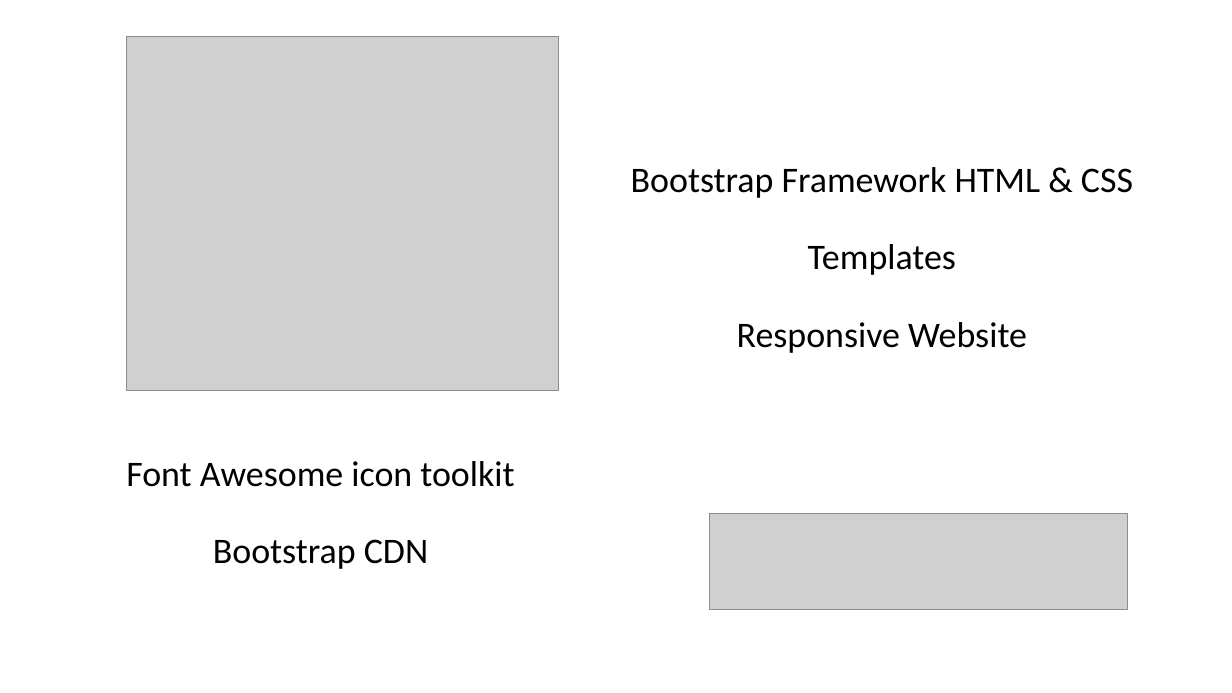
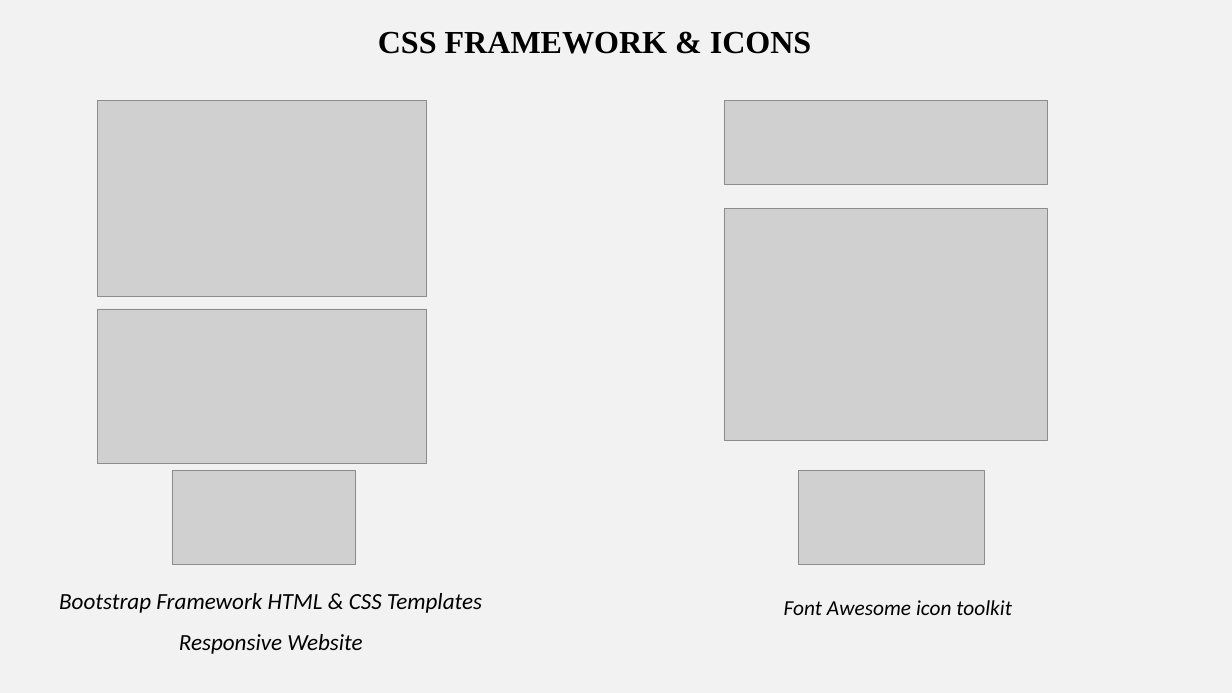
Before and after one commit to MohiPabel/Project-Essentials, a slide deck: slide 2 of PPTX/LU Exam Hive-TAT.pptx. Drawn at 1232x693 pixels with LibreOffice and Linux fonts; fonts in the diff are those of the drawing; grey boxes stand for pictures. Boxes give left, top, right and bottom in pixels: in the first picture for what was removed or moved away, otherwise in the second. Text is boxed around its words. In the diff, an @@ line names an element or a change of style, - is before the commit and + after.

```diff
--- a/PPTX/LU Exam Hive-TAT.pptx
+++ b/PPTX/LU Exam Hive-TAT.pptx
@@ background #FFFFFF to #F2F2F2 @@
@@ text added at (x1=378, y1=31, x2=811, y2=54), 25 pt, text #000000, bold @@
+CSS FRAMEWORK & ICONS
@@ picture resized from (x1=127, y1=37, x2=559, y2=390) to (x1=97, y1=100, x2=427, y2=297) @@
@@ picture resized from (x1=709, y1=514, x2=1128, y2=610) to (x1=725, y1=100, x2=1048, y2=184) @@
@@ picture added at (x1=725, y1=209, x2=1048, y2=441) @@
@@ picture added at (x1=97, y1=309, x2=427, y2=463) @@
@@ picture added at (x1=173, y1=470, x2=356, y2=565) @@
@@ picture added at (x1=799, y1=470, x2=985, y2=565) @@
@@ text at (x1=213, y1=539, x2=428, y2=569): paragraph removed @@
-Bootstrap CDN
@@ title "Bootstrap Framework HTML & CSS ..." moved from (x1=631, y1=167, x2=1133, y2=353) to (x1=59, y1=593, x2=482, y2=654) @@
@@ title "Bootstrap Framework HTML & CSS ..." at (x1=59, y1=593, x2=482, y2=654): size 28 to 18 pt, italic on; line spacing 0.9 to 1.5 @@
@@ text "Font Awesome icon toolkit" moved from (x1=126, y1=461, x2=514, y2=569) to (x1=784, y1=600, x2=1011, y2=615) @@
@@ text "Font Awesome icon toolkit" at (x1=784, y1=600, x2=1011, y2=615): size 28 to 16.6 pt, italic on; line spacing 0.9 to 1.4 @@
```
Also in this commit, not shown: 2 other slides changed, 3 slides added, 3 slides removed.
